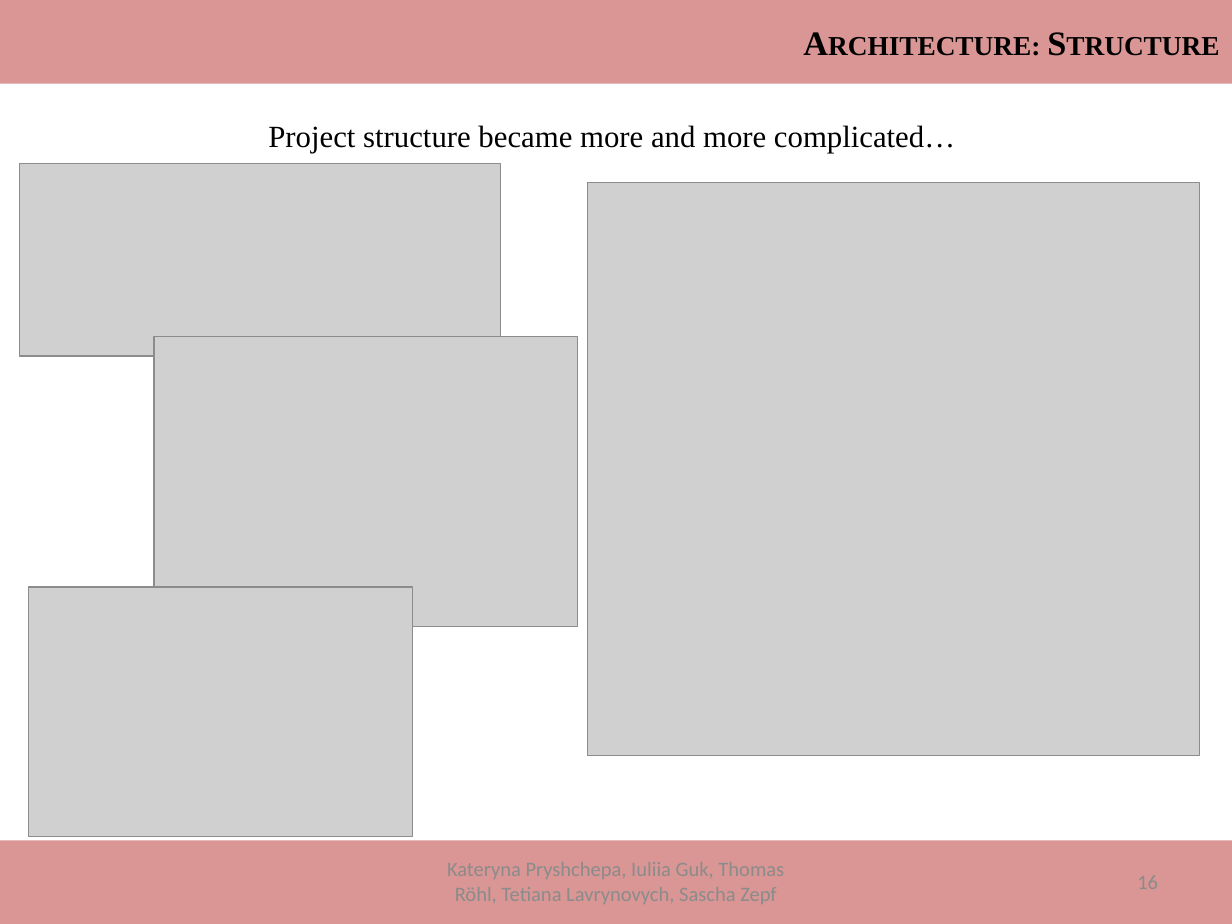
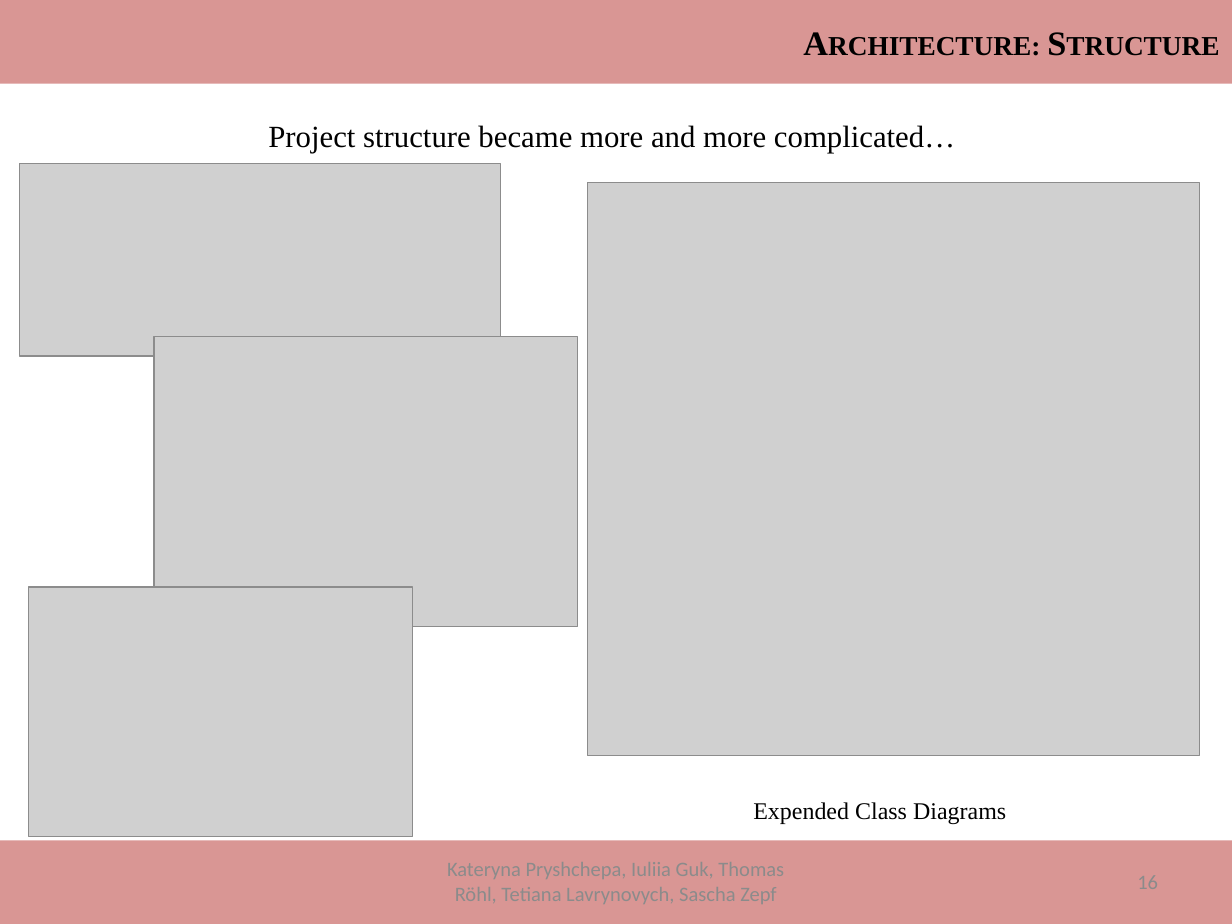
Before and after one commit to ThomasRoehl/ShopAdmin, a slide deck: slide 16 of Dokumentation/ShopAdmin_Final.pptx. Drawn at 1232x924 pixels with LibreOffice and Linux fonts; fonts in the diff are those of the drawing; grey boxes stand for pictures. Boxes give left, top, right and bottom in pixels: in the first picture for what was removed or moved away, otherwise in the second. Text is boxed around its words. In the diff, an @@ line names an element or a change of style, - is before the commit and + after.

```diff
--- a/Dokumentation/ShopAdmin_Final.pptx
+++ b/Dokumentation/ShopAdmin_Final.pptx
@@ text added at (x1=753, y1=802, x2=1006, y2=824), 14 pt, text #000000 @@
+Expended Class Diagrams
```
Also in this commit, not shown: 3 other slides changed, 1 other file.
